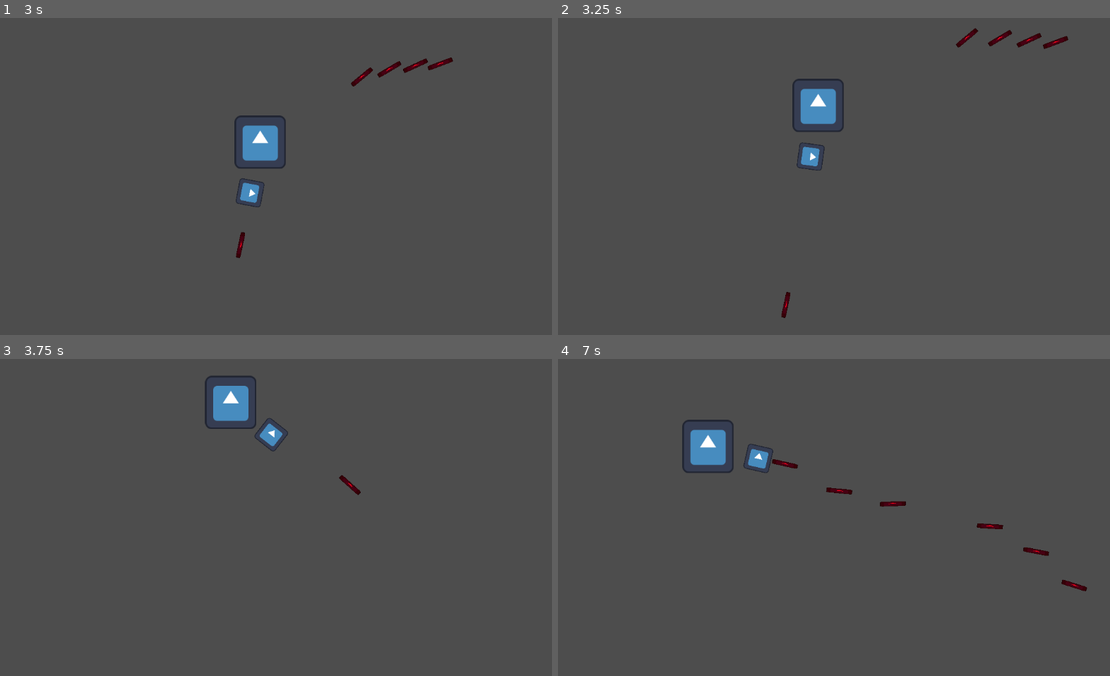
Above: before the commit, frames 1-4 (two rows, left to right).
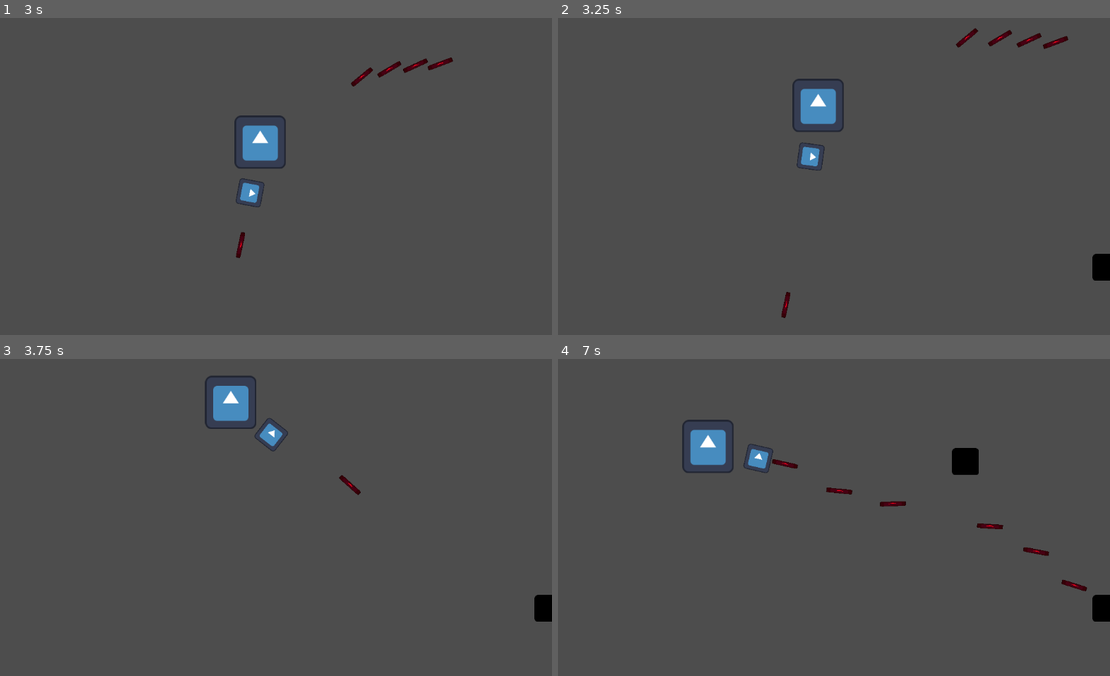
Above: after the commit, the same moments.

Repository: OskivoDev93/project_holy_water
Game: Godot game, scene res://world/scene/main.tscn
Two runs of this game, one before a commit and one after it. Both use one fixed random seed, a clock stepped at 60 frames per second and the inputs below. The engine's default icon, where the game draws it, is replaced by a stand-in: a white triangle on a blue panel in a dark square.
Inputs (mouse positions are in pixels of both pictures, inside the frame that each line leads up to):
- Up to frame 1 (3 s): tap Enter at 0.5 s; move the mouse to (391, 160) at 0.52 s; press the mouse at (391, 160) at 0.53 s; hold D (right) 0.53-1.28 s; move the mouse to (154, 192) at 1.27 s; release the mouse at (154, 192) at 1.28 s; hold S (down) 1.28-2.03 s; click (154, 192) at 1.35 s; move the mouse to (325, 106) at 2.02 s; press the mouse at (325, 106) at 2.03 s; hold D (right) 2.03-2.78 s; move the mouse to (242, 239) at 2.77 s; release the mouse at (242, 239) at 2.78 s; hold W (up) from 2.78 s (still down); click (242, 239) at 2.85 s
- Up to frame 2 (3.25 s): keep holding W (up)
- Up to frame 3 (3.75 s): move the mouse to (441, 565) at 3.52 s; release W (up) at 3.53 s; press the mouse at (441, 565) at 3.53 s; hold A (left) from 3.53 s (still down)
- Up to frame 4 (7 s): move the mouse to (657, 469) at 4.27 s; release the mouse at (657, 469) at 4.28 s; click (657, 469) at 4.35 s; move the mouse to (856, 517) at 5.02 s; release A (left) at 5.03 s; press the mouse at (856, 517) at 5.03 s; hold S (down) 5.03-5.78 s; move the mouse to (745, 438) at 5.77 s; release the mouse at (745, 438) at 5.78 s; hold D (right) 5.78-6.53 s; click (745, 438) at 5.85 s; move the mouse to (949, 501) at 6.52 s; press the mouse at (949, 501) at 6.53 s; hold W (up) from 6.53 s (still down)

Frame 1 is identical in both runs. In frame 2, 0.3% of the frame differs, in the area x 96-100%, y 74-83%; in frame 3, 0.3%; in frame 4, 0.7%, in the area x 71-100%, y 28-83%.

Commit message:
add health to enemies, move timer into enemies node

Diff:
--- a/world/scene/main.tscn
+++ b/world/scene/main.tscn
@@ -13,6 +13,6 @@
 
 [node name="enemies" type="Node2D" parent="."]
 
-[node name="Timer" type="Timer" parent="."]
+[node name="Timer" type="Timer" parent="enemies"]
 
-[connection signal="timeout" from="Timer" to="." method="_on_timer_timeout"]
+[connection signal="timeout" from="enemies/Timer" to="." method="_on_timer_timeout"]
--- a/world/scripts/enemies.gd
+++ b/world/scripts/enemies.gd
@@ -4,10 +4,15 @@
 var player_chase = false
 var player = null
 
+var health = 2
+
+
 
 func _physics_process(delta):
 	if player_chase:
-		get_parent().position += (player.position - get_parent().position) /speed
+		get_parent().global_position += (player.global_position - get_parent().global_position) / speed
+	if health == 0:
+		queue_free()
 
 
 
@@ -24,4 +29,6 @@
 	player_chase = false
 
 func _on_hitbox_area_entered(area):
-	queue_free()
+	if health > 0:
+		health -= 1
+		print(health)
--- a/world/scripts/main.gd
+++ b/world/scripts/main.gd
@@ -4,12 +4,12 @@
 @onready var bullets = $bullets
 @onready var player = $player
 @onready var enemies = $enemies
-@onready var spawnTimer = $Timer
+@onready var spawnTimer = $enemies/Timer
 
 var enemy = preload("res://world/scene/enemies/enemy.tscn")
 @export var spawn_rate = 1.0
 @export var spawn_limit = 10
-@export var nextSpawnTime = 5.0
+@export var nextSpawnTime = 3.0
 
 
 func _ready():
